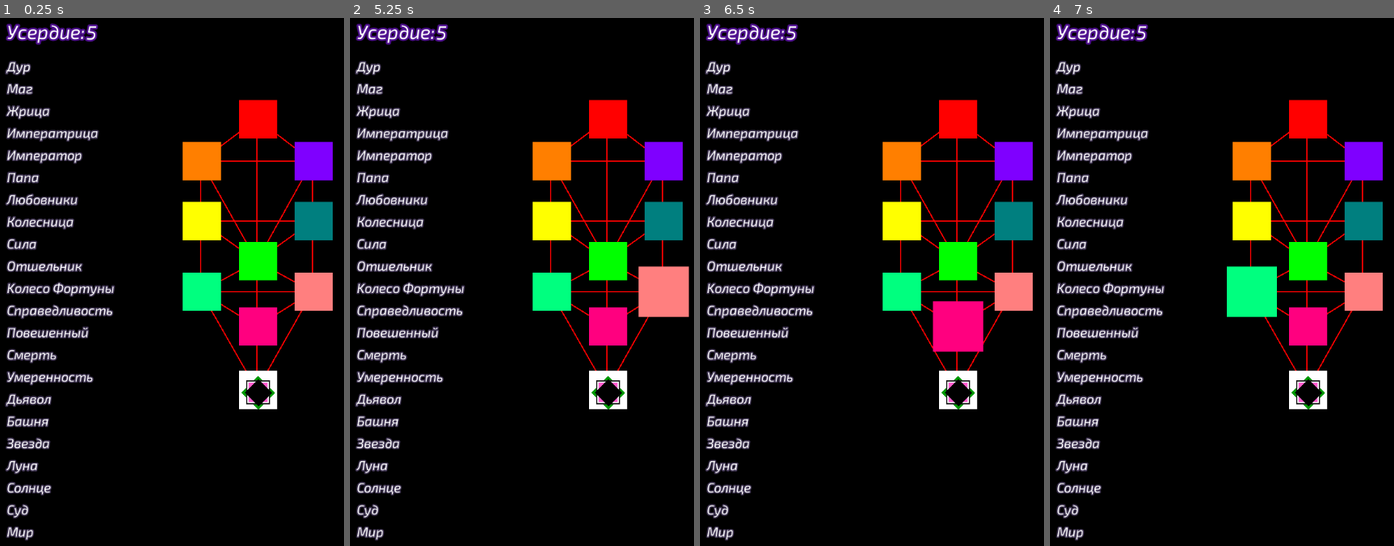
Above: before the commit, frames 1-4 (left to right).
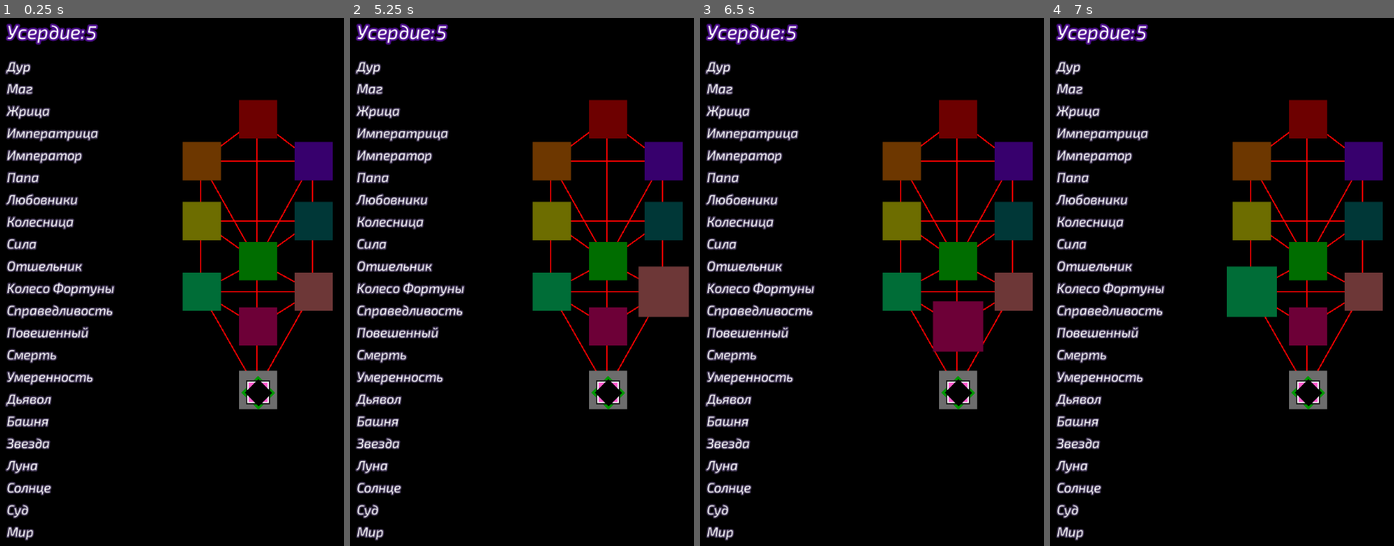
Above: after the commit, the same moments.

Repository: iliys/Sefitaro
Game: Godot game, scene res://Main.tscn
The game is run twice, just before and just after one commit, with the same random seed, the same clock (stepped at 60 frames per second) and the same inputs.
Inputs (mouse positions are in pixels of both pictures, inside the frame that each line leads up to):
- Up to frame 1 (0.25 s): no input
- Up to frame 2 (5.25 s): tap Enter at 0.5, 2, 3.5 s; move the mouse to (608, 118) at 0.52 s; click (608, 118) at 0.67 s; tap Space at 1.25, 2.75, 4.25 s; move the mouse to (663, 160) at 1.27 s; click (663, 160) at 1.42 s; move the mouse to (552, 160) at 2.02 s; click (552, 160) at 2.17 s; move the mouse to (663, 218) at 2.77 s; click (663, 218) at 2.92 s; move the mouse to (552, 218) at 3.52 s; click (552, 218) at 3.67 s; move the mouse to (608, 260) at 4.27 s; click (608, 260) at 4.42 s; move the mouse to (663, 292) at 5.02 s; click (663, 292) at 5.17 s
- Up to frame 3 (6.5 s): move the mouse to (958, 324) at 5.77 s; click (958, 324) at 5.92 s
- Up to frame 4 (7 s): move the mouse to (1252, 292) at 6.52 s; click (1252, 292) at 6.67 s

The runs differ from the first frame. In frame 1, 7.8% of the frame differs, in the area x 53-97%, y 15-75%; in frame 2, 8.4%, in the area x 53-99%, y 15-75%; in frame 3, 8.4%; in frame 4, 8.4%.
Error after the commit: Parse Error: The method "color" isn't declared in the current class. (res://Scripts/Arcane.gd:35)

Commit message:
quick save (broken)

Diff:
--- a/Card_Instance.tscn
+++ b/Card_Instance.tscn
@@ -22,5 +22,6 @@
 text = "Мир"
 script = ExtResource( 1 )
 
+[connection signal="gui_input" from="." to="." method="_on_Card_Instance_gui_input"]
 [connection signal="mouse_entered" from="." to="." method="_on_Arcane_mouse_entered"]
 [connection signal="mouse_exited" from="." to="." method="_on_Arcane_mouse_exited"]
--- a/Main.tscn
+++ b/Main.tscn
@@ -41,7 +41,7 @@
 script = ExtResource( 1 )
 
 [node name="Daath" type="Area2D" parent="Sefirot" groups=["node"]]
-visible = false
+modulate = Color( 0.431373, 0.431373, 0.431373, 1 )
 position = Vector2( 506, 198 )
 script = ExtResource( 13 )
 
@@ -57,6 +57,7 @@
 color = Color( 0, 0, 0, 1 )
 
 [node name="Kether" type="Area2D" parent="Sefirot" groups=["node"]]
+modulate = Color( 0.431373, 0.431373, 0.431373, 1 )
 position = Vector2( 667, 277 )
 script = ExtResource( 12 )
 
@@ -72,6 +73,7 @@
 color = Color( 1, 0, 0, 1 )
 
 [node name="Hokmah" type="Area2D" parent="Sefirot" groups=["node"]]
+modulate = Color( 0.431373, 0.431373, 0.431373, 1 )
 position = Vector2( 760, 347 )
 script = ExtResource( 11 )
 
@@ -87,6 +89,7 @@
 color = Color( 0.501961, 0, 1, 1 )
 
 [node name="Binah" type="Area2D" parent="Sefirot" groups=["node"]]
+modulate = Color( 0.431373, 0.431373, 0.431373, 1 )
 position = Vector2( 573, 347 )
 script = ExtResource( 10 )
 
@@ -102,6 +105,7 @@
 color = Color( 1, 0.501961, 0, 1 )
 
 [node name="Hesed" type="Area2D" parent="Sefirot" groups=["node"]]
+modulate = Color( 0.431373, 0.431373, 0.431373, 1 )
 position = Vector2( 760, 447 )
 script = ExtResource( 7 )
 
@@ -117,6 +121,7 @@
 color = Color( 0, 0.501961, 0.501961, 1 )
 
 [node name="Gevurah" type="Area2D" parent="Sefirot" groups=["node"]]
+modulate = Color( 0.431373, 0.431373, 0.431373, 1 )
 position = Vector2( 573, 447 )
 script = ExtResource( 9 )
 
@@ -132,6 +137,7 @@
 color = Color( 1, 1, 0, 1 )
 
 [node name="Tiferet" type="Area2D" parent="Sefirot" groups=["node"]]
+modulate = Color( 0.431373, 0.431373, 0.431373, 1 )
 position = Vector2( 667, 514 )
 script = ExtResource( 6 )
 
@@ -147,6 +153,7 @@
 color = Color( 0, 1, 0, 1 )
 
 [node name="Netzah" type="Area2D" parent="Sefirot" groups=["node"]]
+modulate = Color( 0.431373, 0.431373, 0.431373, 1 )
 position = Vector2( 760, 565 )
 script = ExtResource( 8 )
 
@@ -162,6 +169,7 @@
 color = Color( 1, 0.501961, 0.501961, 1 )
 
 [node name="Yesod" type="Area2D" parent="Sefirot" groups=["node"]]
+modulate = Color( 0.431373, 0.431373, 0.431373, 1 )
 position = Vector2( 667, 623 )
 script = ExtResource( 3 )
 
@@ -177,6 +185,7 @@
 color = Color( 1, 0, 0.501961, 1 )
 
 [node name="Hod" type="Area2D" parent="Sefirot" groups=["node"]]
+modulate = Color( 0.431373, 0.431373, 0.431373, 1 )
 position = Vector2( 573, 565 )
 script = ExtResource( 5 )
 
@@ -192,6 +201,7 @@
 color = Color( 0, 1, 0.501961, 1 )
 
 [node name="Malkhut" type="Area2D" parent="Sefirot" groups=["node"]]
+modulate = Color( 0.431373, 0.431373, 0.431373, 1 )
 position = Vector2( 667, 729 )
 script = ExtResource( 2 )
 
--- a/Scripts/Arcane.gd
+++ b/Scripts/Arcane.gd
@@ -1,24 +1,61 @@
 extends Label
+
+#signal use_Card
 
 onready var Sefirot = $"../../../Sefirot"
 
-var active: bool = false
+var  is_Collected: bool = false
 
-var pos: Array = []
+var is_Discarding: bool = false
+#signal is_Discarded
+
+var pos = []
 
 var description: String
 
 func _ready():
-	pass
-
+	Sefirot.connect("card_Update", self, "card_update")
 
 func _on_Arcane_mouse_entered():
 	if Sefirot.arcaneActive[name]:
+		highlight()
+
+func _on_Arcane_mouse_exited():
+	highlight(false)
+
+func highlight(on = true):
+	if on:
 		rect_scale = Vector2(1.5, 1.5)
+	else:
+		rect_scale = Vector2(1, 1)
+
+func card_update(card_Status, card):
+	if name == card:
+		if card_Status:
+			color(Color.green)
+		is_Collected = card_Status
+
+func set_status(color):
+	match color:
+		"green":
+			Color.green
+			self.add_color_override("font_color", green)
+		"yellow":
+			Color.yellow
+		"red":
+			Color.red
 
 
-func _on_Arcane_mouse_exited():
-	rect_scale = Vector2(1, 1)
+func _on_Card_Instance_gui_input(event):
+	if event is InputEventMouseButton && event.is_pressed():
+		if is_Collected:
+			if is_Discarding:
+				is_Collected = false
+			else:
+				print(name + " used")
+				effect(name)
 
-func cc():
-	self.add_color_override("font_color", Color(0,1,0,1))
+func effect(arcane_Name):
+	#emit_signal("use_Card", arcane_Name)
+	Sefirot.card_Effect(arcane_Name)
+	is_Collected = false
--- a/Scripts/Tree.gd
+++ b/Scripts/Tree.gd
@@ -1,7 +1,10 @@
 extends Node2D
+
+signal card_Update
 
 onready var player = $"../Player"
 onready var playerPos = $Malkhut
+onready var Cards = $"../HUD/VBoxContainer"
 
 var fighting = false
 
@@ -13,9 +16,23 @@
 
 var lines = []
 
+var Sefirah_Reference = {}
+
 var Sefirah_Position = {}
 
-signal card_Update
+var sefirah_Learned = {
+	"Daath": 0,
+	"Kether": 0,
+	"Hokmah": 0,
+	"Binah": 0,
+	"Hesed": 0,
+	"Gevurah": 0,
+	"Tiferet": 0,
+	"Netzah": 0,
+	"Hod": 0,
+	"Yesod": 0,
+	"Malkhut": 0
+	}
 
 const CHANNELS = {
 	"Daath": [],
@@ -29,22 +46,7 @@
 	"Hod": ["Gevurah", "Tiferet", "Netzah", "Yesod", "Malkhut"],
 	"Yesod": ["Tiferet", "Netzah", "Hod", "Malkhut"],
 	"Malkhut": ["Netzah", "Hod", "Yesod"]
-}
-
-#не используется
-const CHANNELS_old = {
-	"Daath": [],
-	"Kether": ["Kether", "Hokmah", "Binah", "Tiferet"],
-	"Hokmah": ["Kether", "Hokmah", "Binah", "Hesed", "Tiferet"],
-	"Binah": ["Kether", "Hokmah", "Binah", "Gevurah", "Tiferet"],
-	"Hesed": ["Hokmah", "Hesed", "Gevurah", "Tiferet", "Netzah"],
-	"Gevurah": ["Binah", "Hesed", "Gevurah", "Tiferet", "Hod"],
-	"Tiferet": ["Kether", "Hokmah", "Binah", "Hesed", "Gevurah", "Tiferet", "Netzah", "Hod", "Yesod"],
-	"Netzah": ["Hesed", "Tiferet", "Netzah", "Hod", "Yesod", "Malkhut"],
-	"Hod": ["Gevurah", "Tiferet", "Netzah", "Hod", "Yesod", "Malkhut"],
-	"Yesod": ["Tiferet", "Netzah", "Hod", "Yesod", "Malkhut"],
-	"Malkhut": ["Netzah", "Hod", "Yesod", "Malkhut"]
-}
+	}
 
 const ARCANE_POS = {
 	"The Fool": ["Kether", "Hokmah"],
@@ -69,7 +71,7 @@
 	"The Sun": ["Hod", "Yesod"],
 	"Judgement": ["Hod", "Malkhut"],
 	"The World": ["Yesod", "Malkhut"]
-}
+	}
 
 var arcaneActive = {
 	"The Fool": false,
@@ -184,14 +186,16 @@
 
 func get_Sefirah_Position():
 	for sefirah in get_children():
-		Sefirah_Position[sefirah.get_name()] = sefirah.global_position
+		var sefirah_Name = sefirah.get_name()
+		Sefirah_Reference[sefirah_Name] = sefirah
+		Sefirah_Position[sefirah_Name] = sefirah.global_position
 
 func arcaneGet(sefirahLast, sefirahCurrent):
 	for card in ARCANE_POS:
 		if ARCANE_POS[card].has(sefirahLast) && ARCANE_POS[card].has(sefirahCurrent):
 			arcaneActive[card] = true
 			emit_signal("card_Update", arcaneActive[card], card)
-			print(card)
+			print(card + " collected")
 
 func _draw():
 	draw_Channels()
@@ -204,3 +208,24 @@
 		else:
 			draw_line(Sefirah_Position[ARCANE_POS.get(channel)[0]],
 			Sefirah_Position[ARCANE_POS.get(channel)[1]], Color.red, 2)
+
+# действия карт
+func card_Effect(card_name):
+	match card_name:
+		"Judgement":
+			effect_Card_Discard(1)
+			Cards.card_Highlight(card_name)
+		"The World":
+			effect_Sefirah_Learn(sefirahCurrent)
+			player.health += 1
+
+
+
+func effect_Card_Discard(amount, random = false):
+	for discard in amount:
+		pass
+
+func effect_Sefirah_Learn(sefirah):
+	sefirah_Learned[sefirahCurrent] += 1
+	Sefirah_Reference[sefirahCurrent].modulate = Color.white
+	print(sefirahCurrent + " learned")
--- a/VBoxContainer.gd
+++ b/VBoxContainer.gd
@@ -3,6 +3,8 @@
 onready var Sefirot = $"../../Sefirot"
 
 onready var card_instance = preload("res://Card_Instance.tscn")
+
+var child_Ref = []
 
 var child_Dict = {}
 
@@ -10,24 +12,31 @@
 var number = 0
 
 func _ready():
-	Sefirot.connect("card_Update", self, "card_update")
+	#Sefirot.connect("card_Update", self, "card_update")
 	for arcane in (Sefirot.arcaneActive.keys()):
 		var s = card_instance.instance()
 		s.name = arcane
 		s.text = Sefirot.ARCANETRANSLATION[arcane]
 		s.hint_tooltip = Sefirot.ARCANEDESCRIPTION[arcane]
-		print(s.hint_tooltip)
-		print(s.name)
+		#print(s.hint_tooltip)
+		#print(s.name)
 		child_Dict[arcane] = s
 		add_child(s)
 		number +=1
+		child_Ref.append(s)
 	#print(child_Dict)
 	#print(get_child_count())
 
-func card_update(card_Status, card):
-	if card_Status:
-		var c = child_Dict[card]
-		c.cc()
+func card_Discard(card_Name):
+	var card = child_Dict[card_Name]
+	card.is_Collected = false
+
+func card_Highlight(exception = null):
+	for card in child_Ref:
+				if card.is_Collected:
+					card.color(Color.red)
+					if card.get_name() == exception:
+						card.color(Color.yellow)
 
 # не используется
 func printRoman(number):
